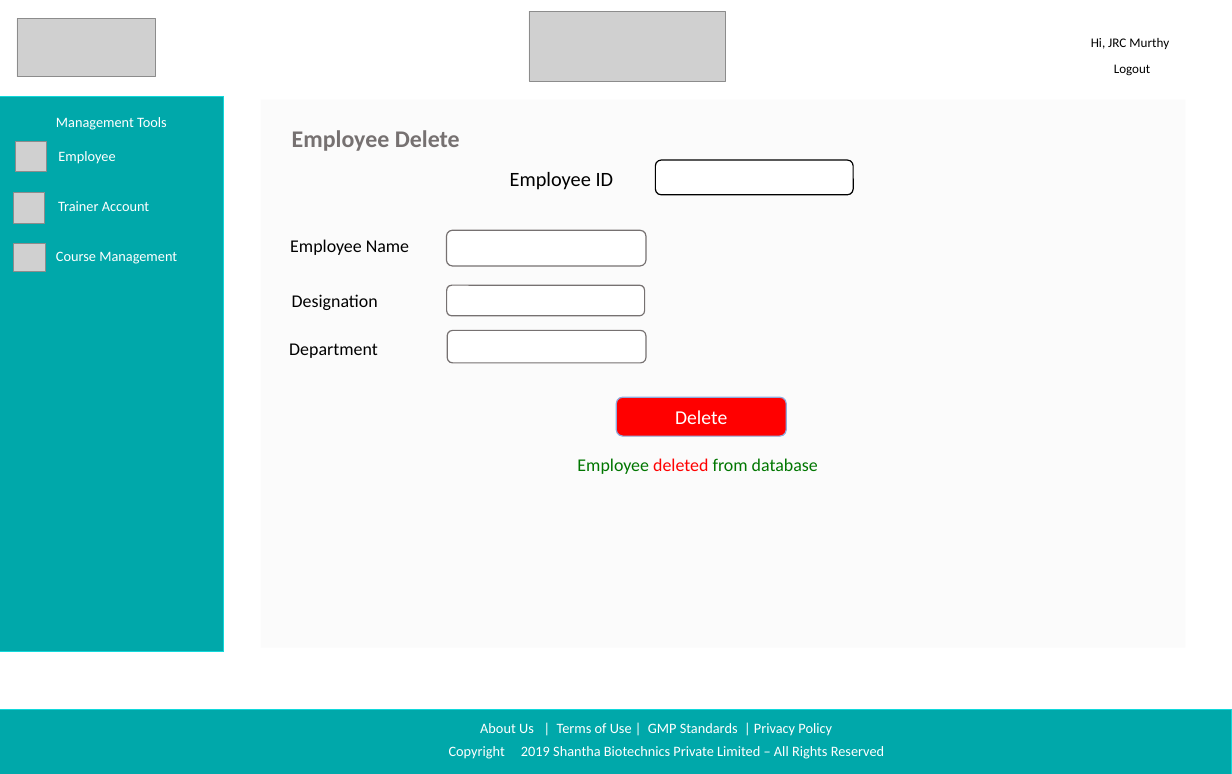
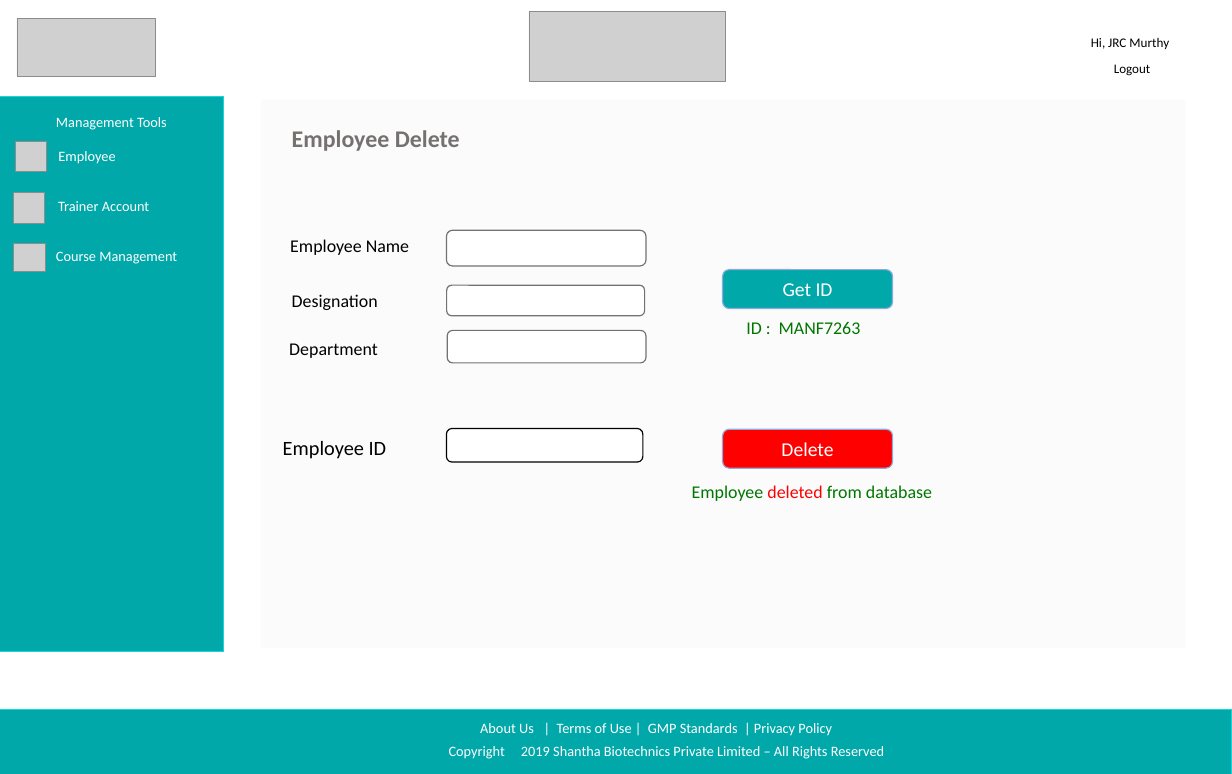
Before and after one commit to sarthakbhutani/Shantha_sih2019, a slide deck: slide 16 of Documentation/Screen Designs/Shanta Sanofi Screen Designs.pptx. Drawn at 1232x774 pixels with LibreOffice and Linux fonts; fonts in the diff are those of the drawing; grey boxes stand for pictures; background and template pictures are left out. Boxes give left, top, right and bottom in pixels: in the first picture for what was removed or moved away, otherwise in the second. Text is boxed around its words. In the diff, an @@ line names an element or a change of style, - is before the commit and + after.

```diff
--- a/Documentation/Screen Designs/Shanta Sanofi Screen Designs.pptx
+++ b/Documentation/Screen Designs/Shanta Sanofi Screen Designs.pptx
@@ rounded rectangle added at [722,270,892,309], fill #00A8AA, outline #8FAADC 1 pt, 16.5 pt, text #FFFFFF @@
+Get ID
@@ text added at [746,322,861,334], 15 pt, text #007600 @@
+ID : MANF7263
@@ text "Employee ID": place and size @@
-text "Employee ID" at [510,172,614,190]
+text "Employee ID" at [283,441,387,459]
@@ rounded rectangle: place and size @@
-rounded rectangle at [655,160,853,194]
+rounded rectangle at [446,428,642,462]
@@ rounded rectangle "Delete": place and size @@
-rounded rectangle "Delete" at [616,397,787,436]
+rounded rectangle "Delete" at [722,429,892,468]
@@ text "Employee deleted from database": place and size @@
-text "Employee deleted from database" at [577,458,818,474]
+text "Employee deleted from database" at [692,485,932,501]
```
Also in this commit, not shown: 1 other slide changed, 1 slide removed.
